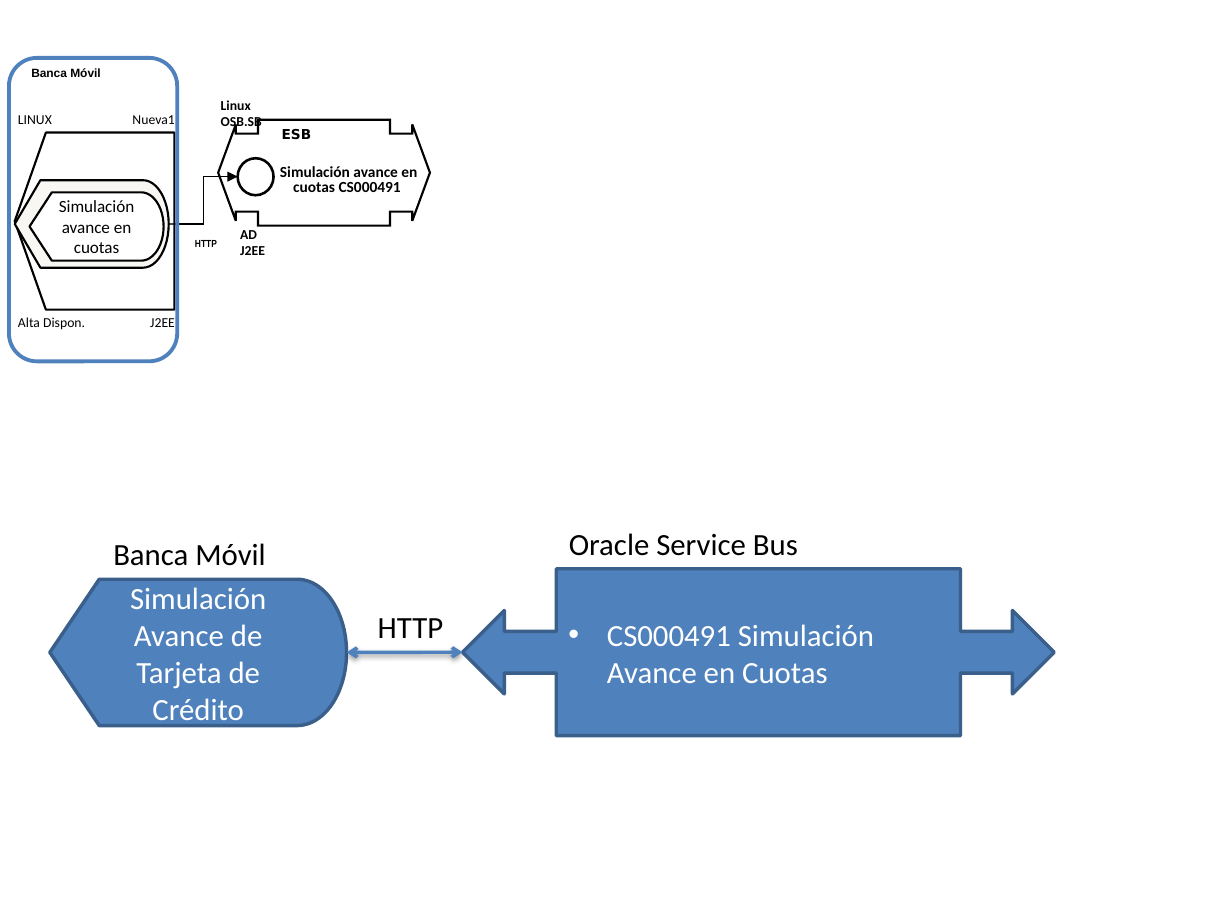
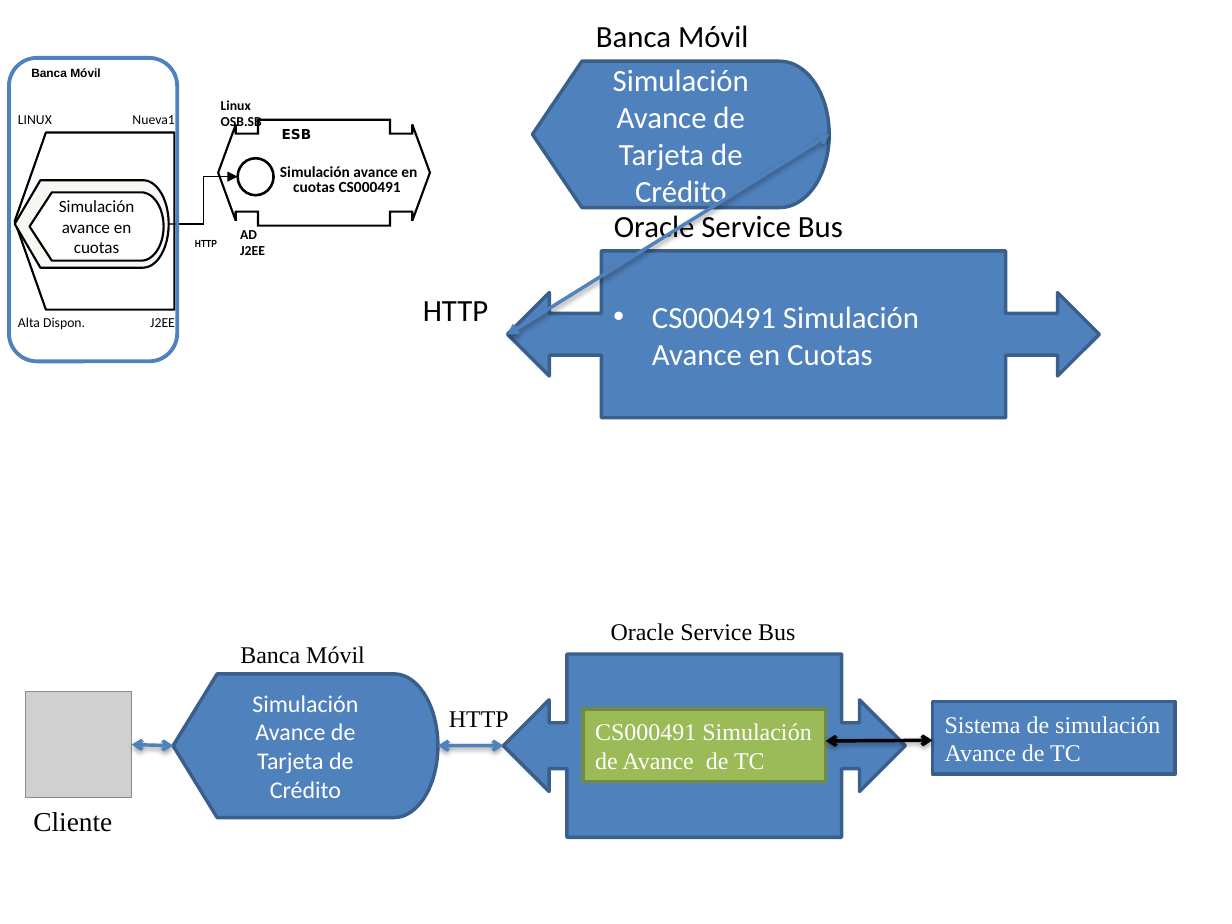
Before and after one commit to SergioCrda/TT2, a slide deck: slide 8 of servicio resumidos.pptx. Drawn at 1232x924 pixels with LibreOffice and Linux fonts; fonts in the diff are those of the drawing; grey boxes stand for pictures. Boxes give left, top, right and bottom in pixels: in the first picture for what was removed or moved away, otherwise in the second. Text is boxed around its words. In the diff, an @@ line names an element or a change of style, - is before the commit and + after.

```diff
--- a/servicio resumidos.pptx
+++ b/servicio resumidos.pptx
@@ text "Banca Móvil": place and size @@
-text "Banca Móvil" at bbox=[113, 543, 265, 566]
+text "Banca Móvil" at bbox=[596, 25, 748, 48]
@@ flow chart display "Simulación Avance de Tarjeta de ...": place and size @@
-flow chart display "Simulación Avance de Tarjeta de ..." at bbox=[49, 579, 346, 726]
+flow chart display "Simulación Avance de Tarjeta de ..." at bbox=[532, 62, 829, 208]
@@ double arrow moved from (346, 653) - (462, 652) to (829, 134) - (508, 334) @@
@@ text "Oracle Service Bus" rewrapped from bbox=[569, 533, 798, 556] to bbox=[614, 212, 843, 246] @@
@@ left right arrow callout "CS000491 Simulación Avance en Cuotas": place and size @@
-left right arrow callout "CS000491 Simulación Avance en Cuotas" at bbox=[462, 569, 1053, 737]
+left right arrow callout "CS000491 Simulación Avance en Cuotas" at bbox=[508, 251, 1099, 419]
@@ text "HTTP": place and size @@
-text "HTTP" at bbox=[378, 618, 443, 638]
+text "HTTP" at bbox=[423, 301, 488, 321]
@@ text added at bbox=[611, 623, 795, 641], 14 pt, text #000000 @@
+Oracle Service Bus
@@ text added at bbox=[240, 646, 365, 664], 14 pt, text #000000 @@
+Banca Móvil
@@ left right arrow callout added at bbox=[504, 654, 906, 838], fill #4F81BD, outline #3A5F8C 2 pt @@
@@ flow chart display added at bbox=[174, 674, 439, 818], fill #4F81BD, outline #3A5F8C 2 pt, 14 pt, text #FFFFFF @@
+Simulación Avance de Tarjeta de Crédito
@@ picture added at bbox=[26, 691, 132, 797] @@
@@ text added at bbox=[449, 711, 509, 727], 14 pt, text #000000 @@
+HTTP
@@ rectangle added at bbox=[583, 708, 825, 781], fill #9BBB59, outline #738A42 2 pt, 14 pt, text #FFFFFF @@
+CS000491 Simulación de Avance de TC
@@ rectangle added at bbox=[933, 701, 1175, 774], fill #4F81BD, outline #3A5F8C 2 pt, 14 pt, text #FFFFFF @@
+Sistema de simulación Avance de TC
@@ double arrow added from (174, 745) to (132, 744), #4F81BD 2 pt @@
@@ double arrow added from (437, 745) to (504, 745), #4F81BD 2 pt @@
@@ double arrow added from (933, 740) to (825, 740), #000000 2 pt @@
@@ text added at bbox=[33, 812, 112, 832], 16 pt, text #000000 @@
+Cliente
```
Also in this commit, not shown: 13 other slides changed, 2 other files.
